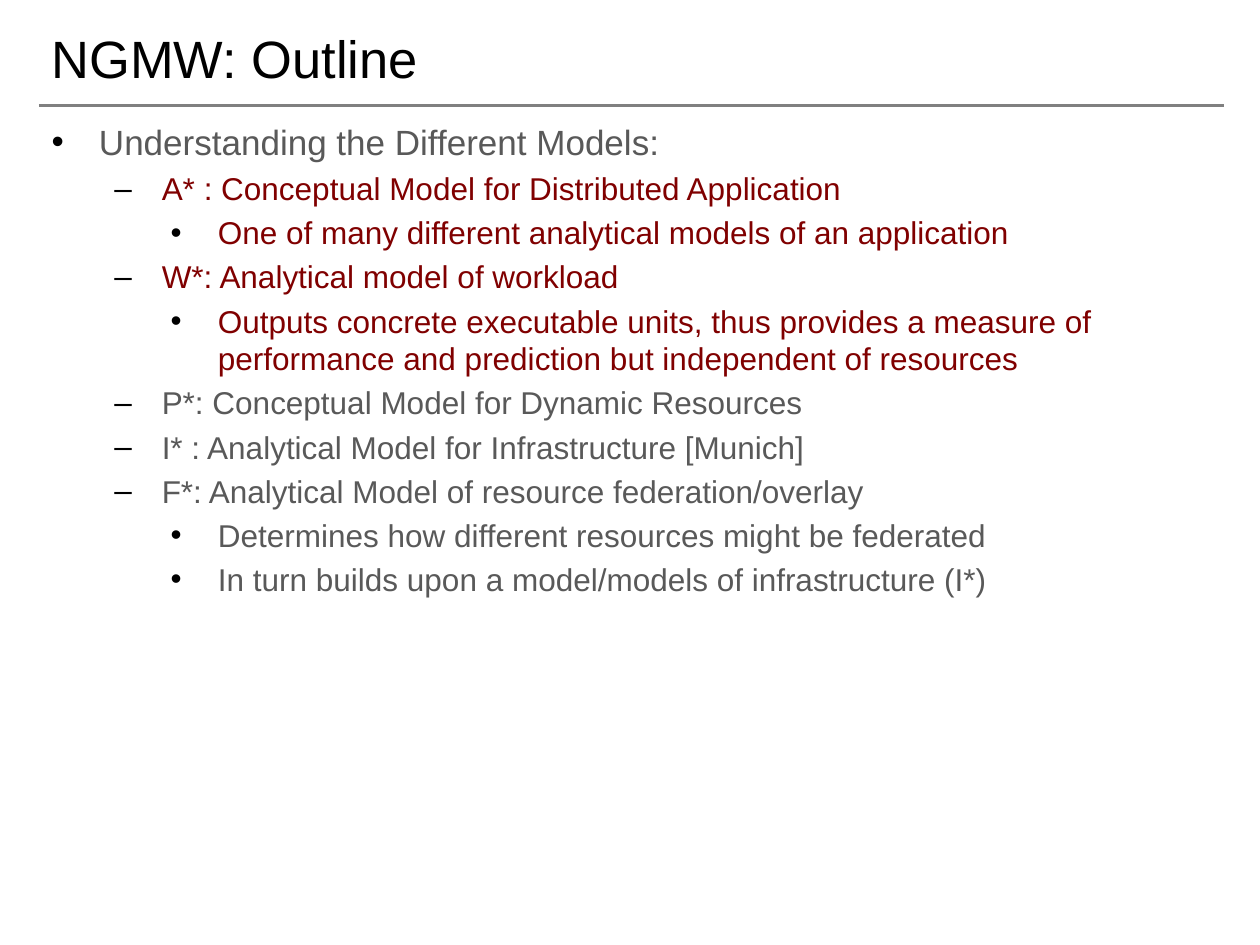
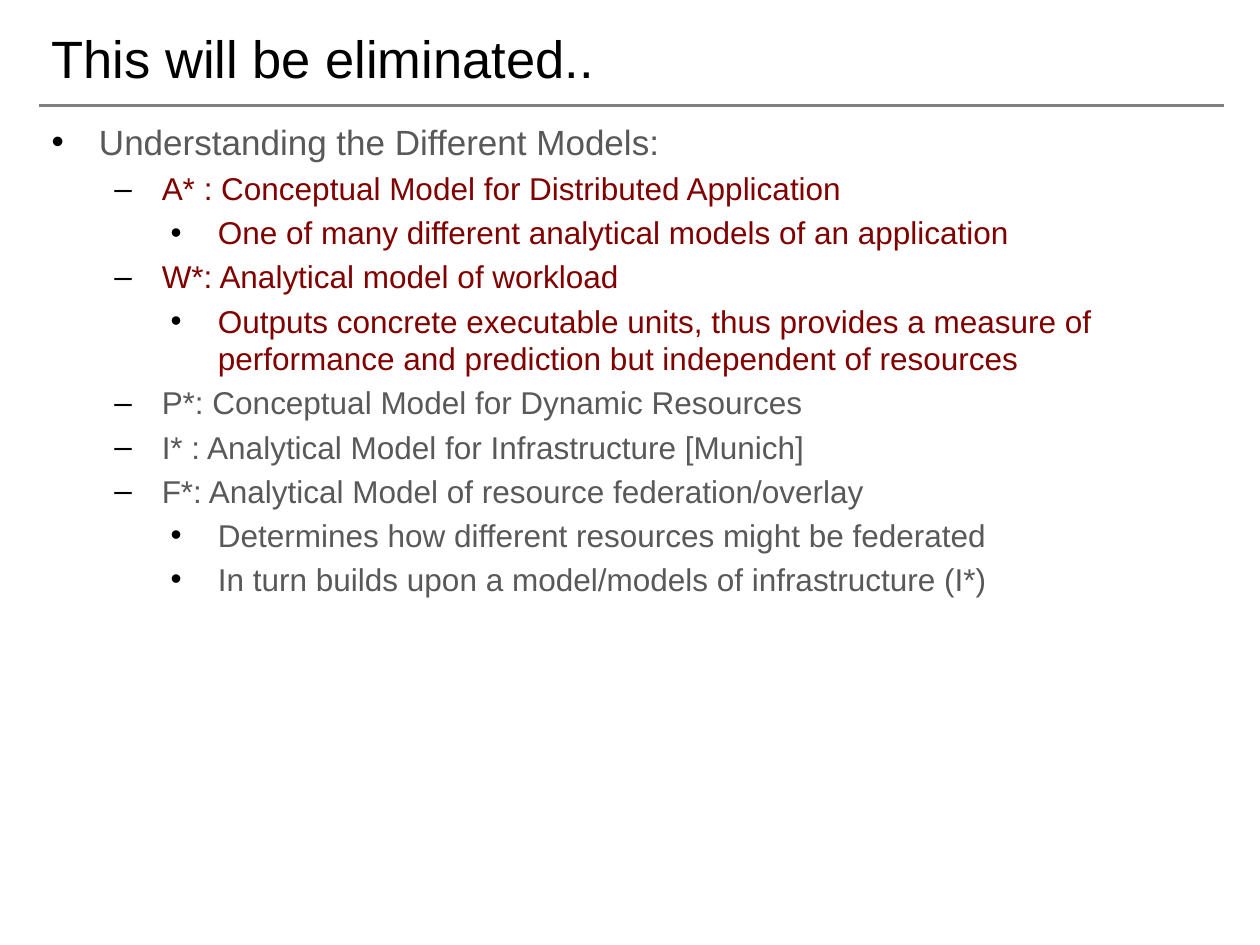
Before and after one commit to saga-project/NGMW, a slide deck: slide 19 of presentations/radical-modsim.pptx (slide 16 before the commit). Drawn at 1260x945 pixels with LibreOffice and Linux fonts; fonts in the diff are those of the drawing; background and template pictures are left out. Boxes give left, top, right and bottom in pixels: in the first picture for what was removed or moved away, otherwise in the second. Text is boxed around its words. In the diff, an @@ line names an element or a change of style, - is before the commit and + after.

```diff
--- a/presentations/radical-modsim.pptx
+++ b/presentations/radical-modsim.pptx
@@ title at (x1=51, y1=40, x2=593, y2=79): text changed @@
-NGMW: Outline
+This will be eliminated..
```
Also in this commit, not shown: 10 other slides changed, 2 slides removed.
